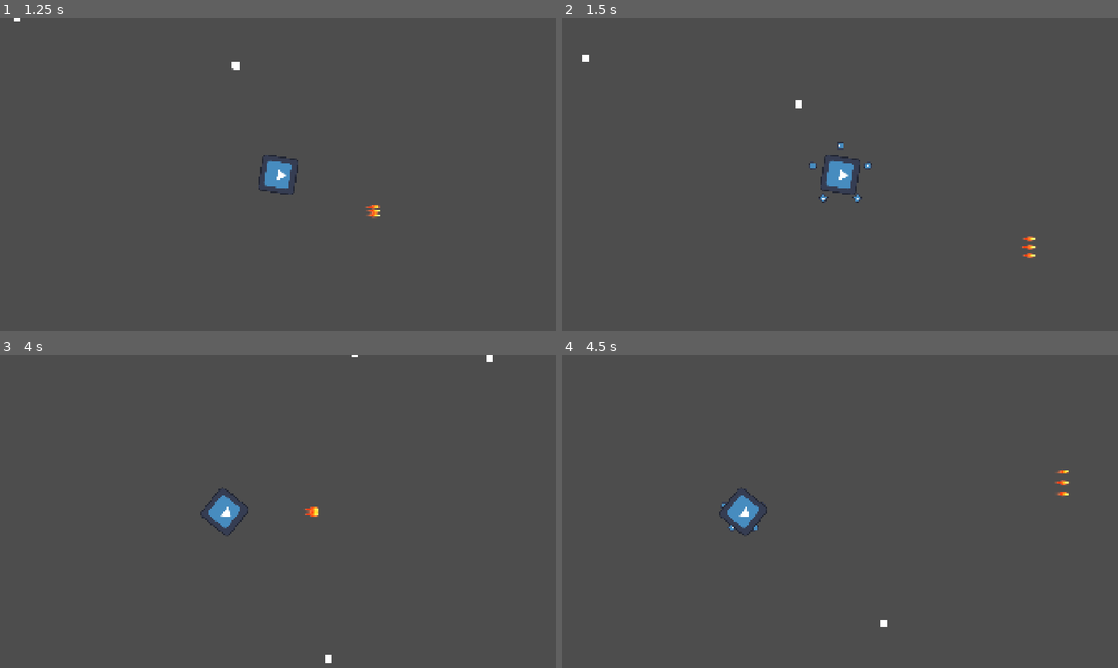
Above: before the commit, frames 1-4 (two rows, left to right).
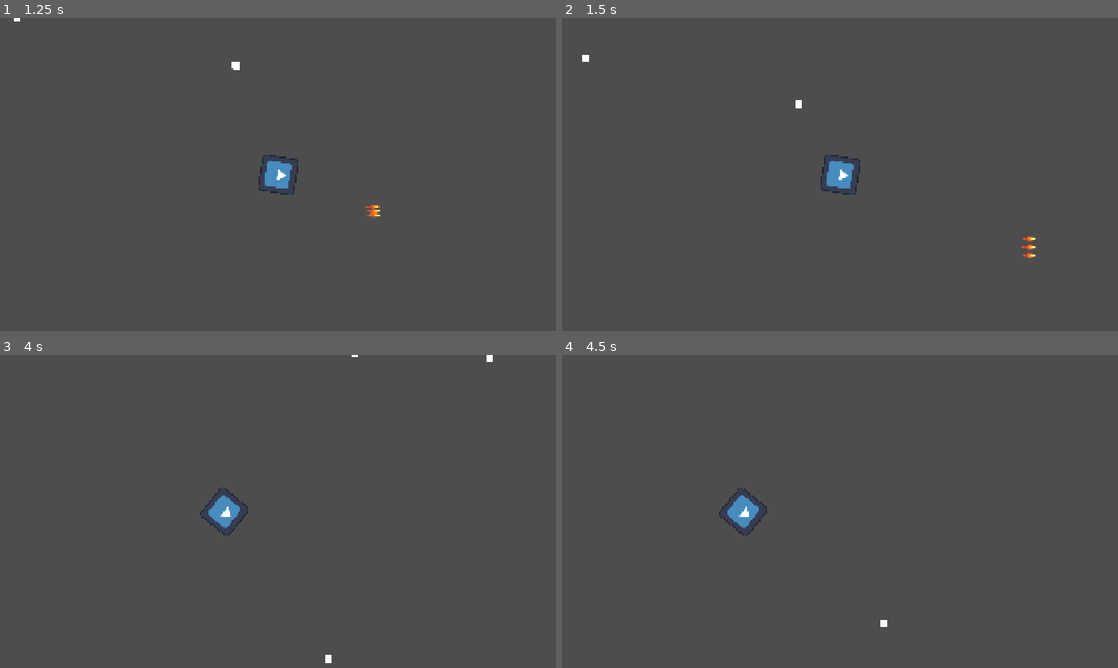
Above: after the commit, the same moments.

Repository: HeinzLip/xiaoqiang
Game: Godot game, scene res://scenes/main/main.tscn
The game is run twice, just before and just after one commit, with the same random seed, the same clock (stepped at 60 frames per second) and the same inputs. The engine's default icon, where the game draws it, is replaced by a stand-in: a white triangle on a blue panel in a dark square.
Inputs:
- Up to frame 1 (1.25 s): hold W (move_up) from 0.53 s (still down)
- Up to frame 2 (1.5 s): keep holding W (move_up)
- Up to frame 3 (4 s): release W (move_up) at 2.03 s; hold A (move_left) 2.03-2.75 s; click "重新开始" at 2.75 s; hold A (move_left) from 3.53 s (still down)
- Up to frame 4 (4.5 s): release A (move_left) at 4.28 s; hold S (move_down) from 4.28 s (still down)

Frame 1 is identical in both runs. In frame 2, 0.1% of the frame differs, in the area x 44-56%, y 39-60%; in frame 3, less than 0.1%; in frame 4, 0.1%, in the area x 28-92%, y 36-57%.

Commit message:
feat: 调整武器系统

Diff:
--- a/data/file_manager.gd
+++ b/data/file_manager.gd
@@ -1,4 +1,13 @@
 extends Node
+
+var _skill_map: Dictionary
+var skill_map: Dictionary:
+	get:
+		return _skill_map
+
+func _init() -> void:
+	_skill_map = CSVLoad.load_csv_skill_list_file()
+	pass
 
 func get_csv_data(path: String) -> Dictionary:
 	var data = CSVLoad.load_csv_file(path)
--- a/project.godot
+++ b/project.godot
@@ -23,6 +23,7 @@
 EEManager="*res://scripts/EnemyExperienceManager.gd"
 PlayerExperienceSystem="*res://scenes/Experience/player_experience_system.gd"
 CountManager="*res://scripts/CountManager.gd"
+WeaponManager="*res://scripts/manager/weapon_manager.gd"
 
 [display]
 
--- a/scenes/main/main.gd
+++ b/scenes/main/main.gd
@@ -17,12 +17,12 @@
 
 	FileManager.get_csv_data("res://skill_list.csv")
 
-	var dart_weapon_class = preload("res://scenes/Weapon/dart/DartWeapon.tscn")
-	var dart_weapon_obj = dart_weapon_class.instantiate()
-	weapon_system.add_weapon(WeaponType.get_instance().Dart_Weapon, dart_weapon_obj)
-	var missile_weapon_class = preload("res://scenes/Weapon/missile/MissileBullet.tscn")
-	var missile_weapon_obj = missile_weapon_class.instantiate()
-	weapon_system.add_weapon(WeaponType.get_instance().Missile_Weapon, missile_weapon_obj)
+	# var dart_weapon_class = preload("res://scenes/Weapon/dart/DartWeapon.tscn")
+	# var dart_weapon_obj = dart_weapon_class.instantiate()
+	# weapon_system.add_weapon(WeaponType.Dart_Weapon, dart_weapon_obj)
+	# var missile_weapon_class = preload("res://scenes/Weapon/missile/MissileBullet.tscn")
+	# var missile_weapon_obj = missile_weapon_class.instantiate()
+	# weapon_system.add_weapon(WeaponType.Missile_Weapon, missile_weapon_obj)
 	#skill_ui.visible = false
 
 	#var timer = Timer.new();
--- a/scripts/Skill/skill_pool.gd
+++ b/scripts/Skill/skill_pool.gd
@@ -2,22 +2,21 @@
 
 var skill_data: Dictionary
 
-## 升级技能池
-var skill_gain_poll = [
-]
-
 
 func _ready() -> void:
-	skill_data = FileManager.get_csv_data("res://skill_list.csv")
-	skill_gain_poll = skill_data.values().map(func(x): return SkillPoint.new(x.skill_name_zh, x.description, SkillEffect.new(x.weapon_name, x.attribute_name, int(x.attribute_type), float(x.attribute_value)))) as Array[SkillPoint]
+	pass
 
-var skill_pool = [
-	WeaponType.get_instance().Dart_Weapon,
-	WeaponType.get_instance().Missile_Weapon
-]
+func get_skill_gain_poll() -> Array[SkillPoint]:
+	var skill_gain_poll = FileManager.skill_map.duplicate();
+	var result = []
+	for type in WeaponManager.get_weapon_list():
+		skill_gain_poll.erase(type)
+		result.append(skill_gain_poll[type])
+	return result
 
 
 func get_random_skills() -> Array[SkillPoint]:
+	var skill_gain_poll = get_skill_gain_poll()
 	prints("skill_gain_poll ->", skill_gain_poll)
 	var temp_skills = skill_gain_poll.duplicate()
 	temp_skills.shuffle()
--- a/scripts/config/weapon_type.gd
+++ b/scripts/config/weapon_type.gd
@@ -1,11 +1,3 @@
 class_name WeaponType
-
-static var sInstance: WeaponType
-
-static func get_instance() -> WeaponType:
-    if sInstance == null:
-        sInstance = WeaponType.new()
-    return sInstance
-
-var Missile_Weapon = 'missile'
-var Dart_Weapon = 'dart'
+static var Missile_Weapon = 'missile'
+static var Dart_Weapon = 'dart'
--- /dev/null
+++ b/scripts/manager/weapon_manager.gd
@@ -0,0 +1,26 @@
+extends Node
+
+var _weapon_list: Array[String]
+var _weapon_map: Dictionary[String, Resource]
+
+
+func _init() -> void:
+	_weapon_list = []
+	_weapon_map = {
+		WeaponType.Dart_Weapon: preload("res://scenes/Weapon/dart/DartWeapon.tscn"),
+		WeaponType.Missile_Weapon: preload("res://scenes/Weapon/missile/MissileBullet.tscn"),
+	}
+	pass
+
+func _ready() -> void:
+	add_weapon(WeaponType.Missile_Weapon)
+
+func get_weapon_list() -> Array[String]:
+	return _weapon_list
+
+func add_weapon(_weapon: String) -> void:
+	_weapon_list.append(_weapon)
+	var get_weapon_class: Resource = _weapon_map.get(_weapon)
+	var weapon_obj = get_weapon_class.instantiate()
+	Global.weapont_system.add_weapon(_weapon, weapon_obj)
+	pass
Not shown, added: scripts/manager/weapon_manager.gd.uid
